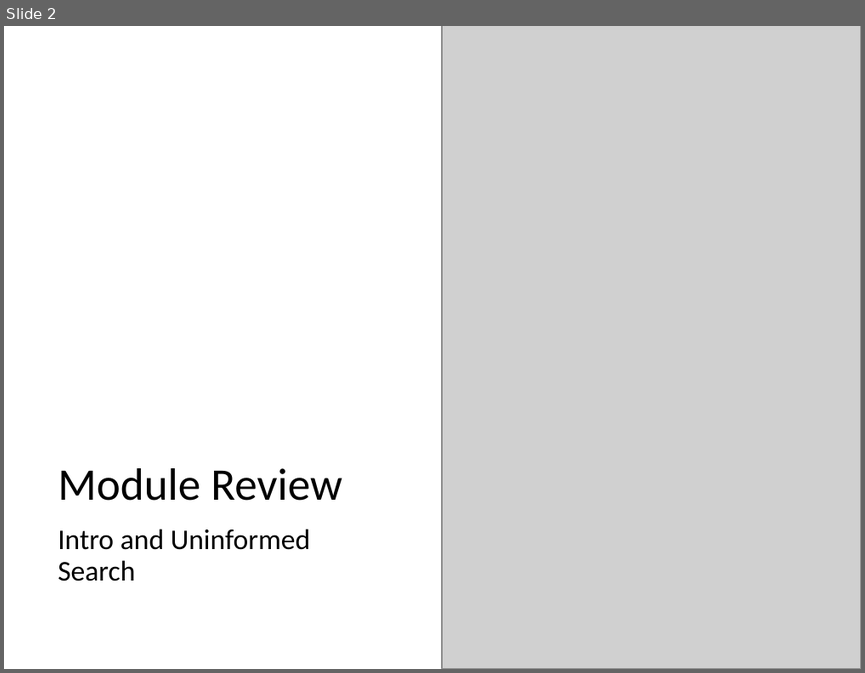
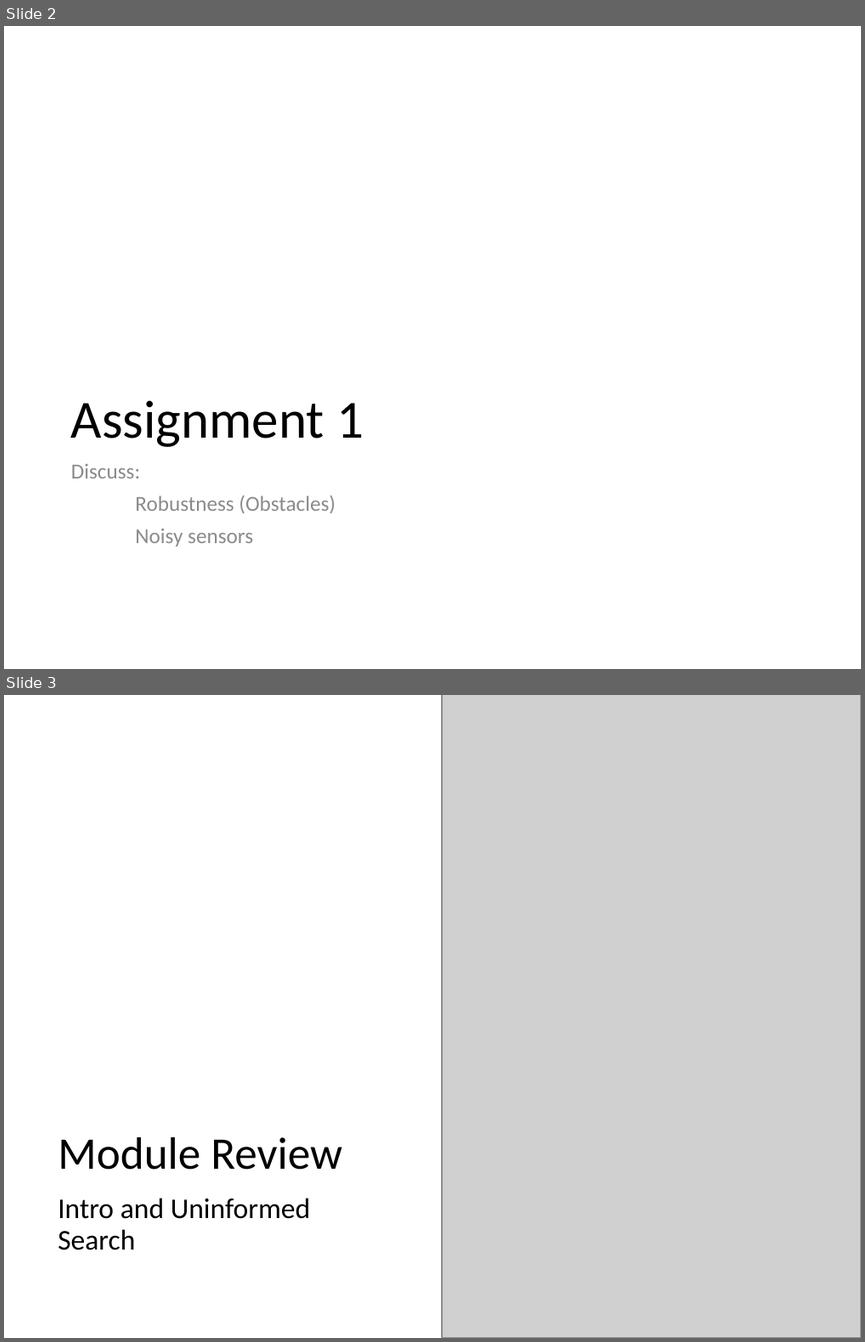
Before and after one commit to mhahsler/CS7320-AI, a slide deck: slides/03_search_discussion.pptx. Shown one above the other, each under a label of ours: slide 2 before the commit, slides 2 and 3 after it. The pictures are 865x673 and 865x1342 pixels, drawn with LibreOffice and Linux fonts; fonts in the diff are those of the drawing; grey boxes stand for pictures. Boxes give left, top, right and bottom in pixels: in the first picture for what was removed or moved away, otherwise in the second. Text is boxed around its words. In the diff, an @@ line names an element or a change of style, - is before the commit and + after.

Commit message:
added when we talk about assignments.

```diff
--- a/slides/03_search_discussion.pptx
+++ b/slides/03_search_discussion.pptx
@@ slide 2 added at box(4, 26, 861, 669), background #FFFFFF @@
@@ title added at box(71, 400, 364, 447), 45 pt, text #000000 @@
+Assignment 1
@@ text added at box(71, 464, 336, 546), 18 pt, text #8C8C8C @@
+Discuss:
+Robustness (Obstacles)
+Noisy sensors
@@ what was slide 2 is now slide 3 @@
```
Also in this commit, not shown: 10 slides changed, 5 other slides added, 4 slides removed, 1 other file.
